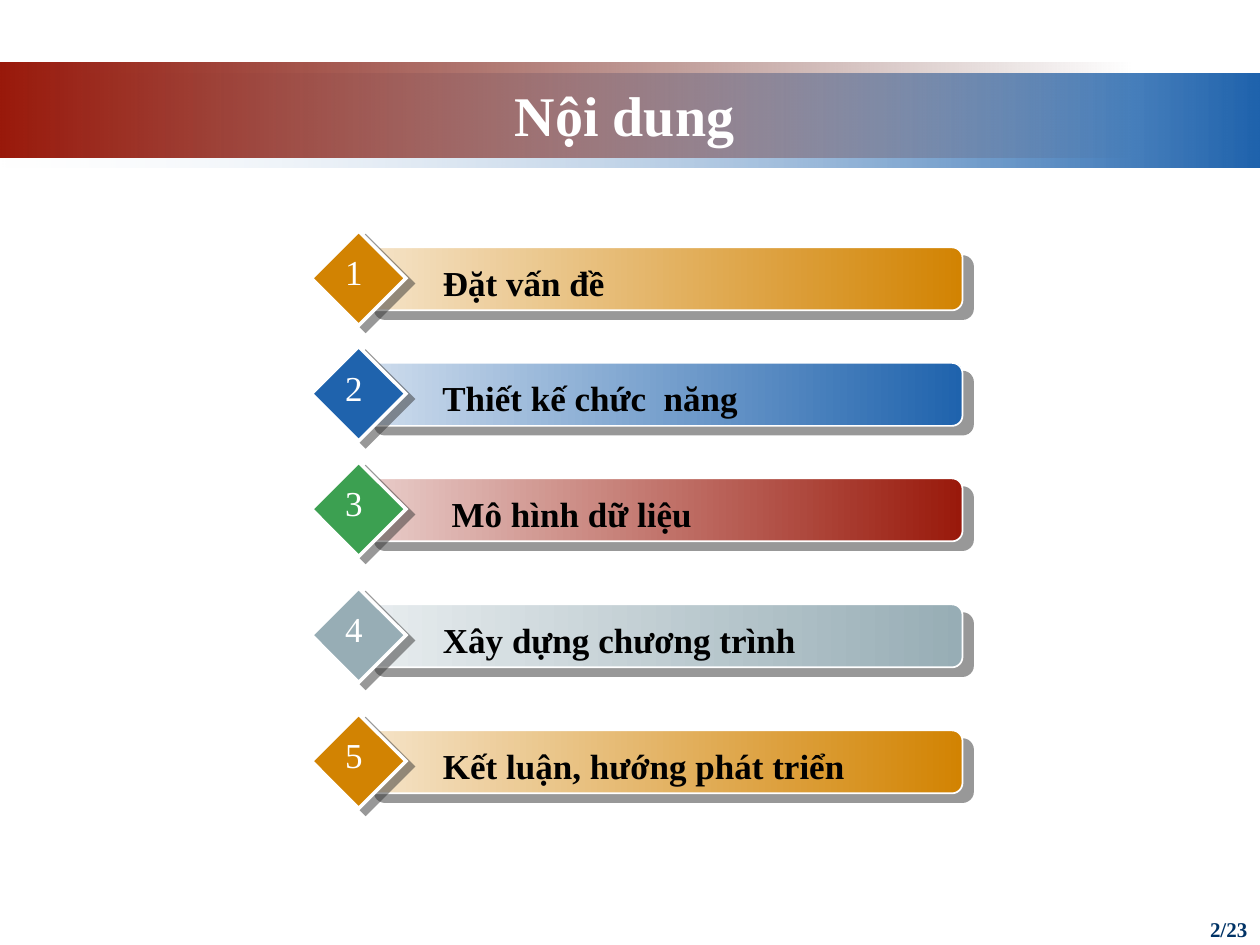
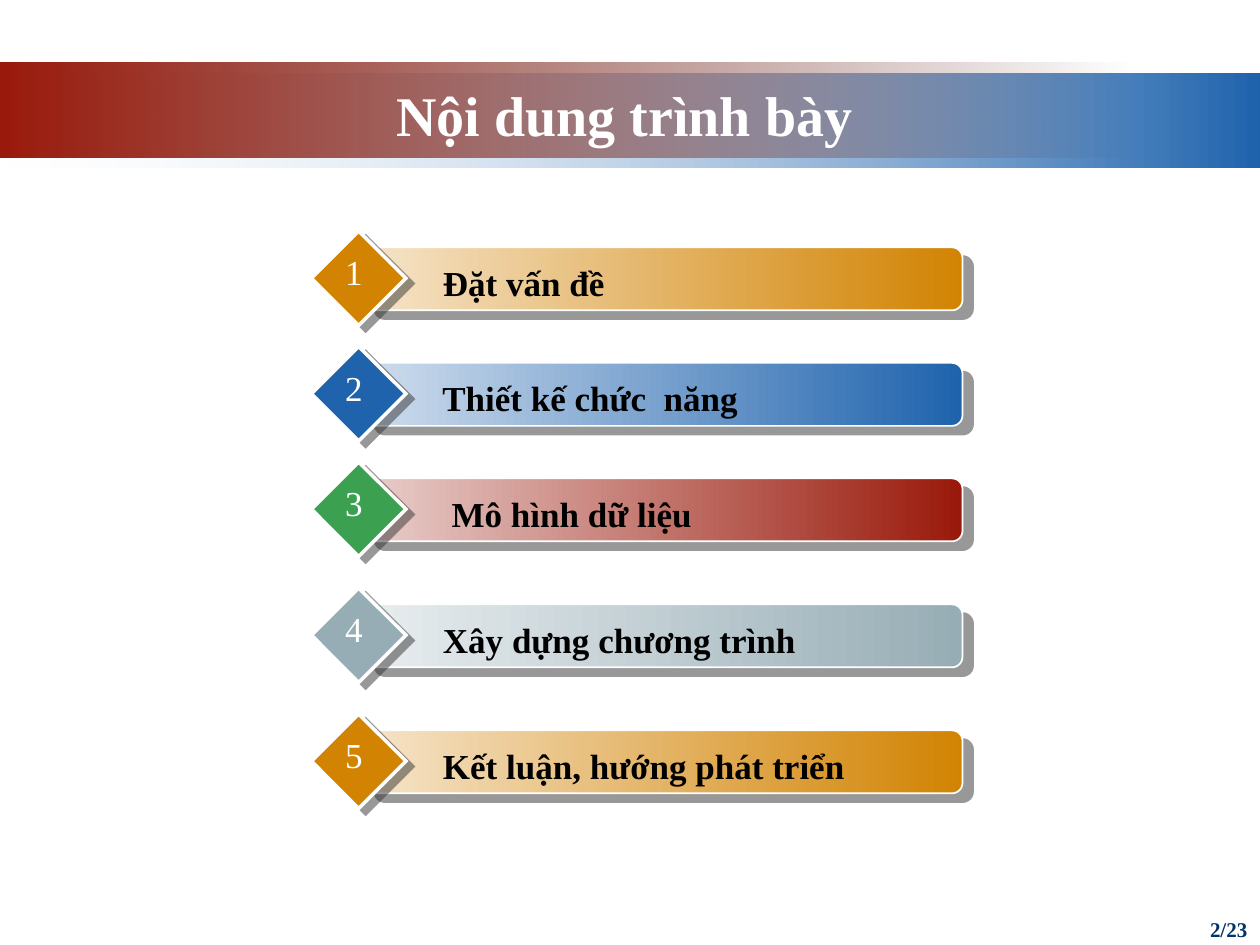
Before and after one commit to giangdoan164/Do_an, a slide deck: slide 2 of docs/Thuyết trình/New.pptx. Drawn at 1260x945 pixels with LibreOffice and Linux fonts; fonts in the diff are those of the drawing. Boxes give left, top, right and bottom in pixels: in the first picture for what was removed or moved away, otherwise in the second. Text is boxed around its words. In the diff, an @@ line names an element or a change of style, - is before the commit and + after.

```diff
--- a/docs/Thuyết trình/New.pptx
+++ b/docs/Thuyết trình/New.pptx
@@ title at [397, 96, 852, 147]: text changed @@
-Nội dung
+Nội dung trình bày
```
Also in this commit, not shown: 2 other slides changed, 4 other files.
